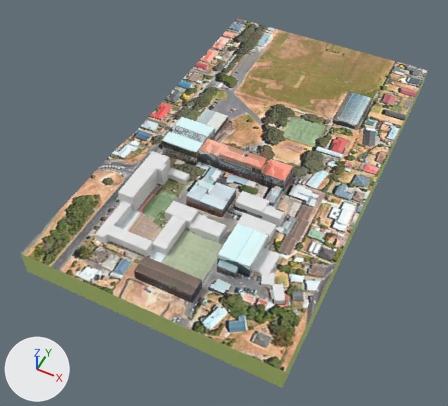
Renders of the glTF model public/maps/compressed/scots.gltf from each side of a commit.
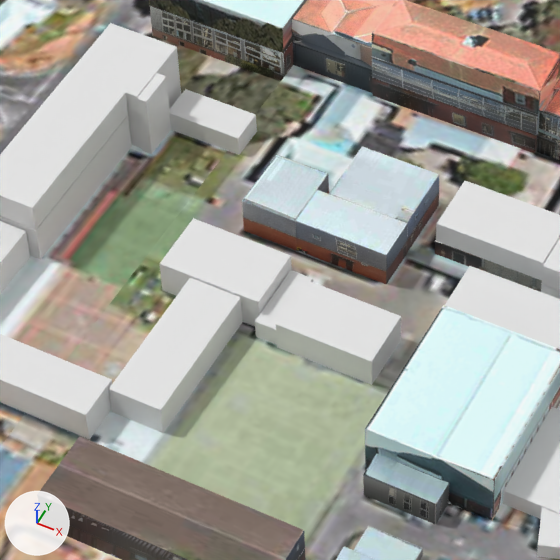
Each version appears first whole from a 50 mm camera at (122.7, -239.4, 306.5) aimed at (-15.1, 36.0, -37.8), and next in a close-up on the part from 28% to 60% of the width and 36% to 71% of the height. The lights are fixed; the arrows at lower left show +X, +Y and +Z. Where no turn or scale is listed for an object, it has been applied to the vertices. Vertices at the same position are counted once.

Names of what the first close-up shows: 'AitkenTop 20 21 22', 'GRooms 14 13 02 04 03', 'Gym GYM11 GYM03 GYM02', 'ICT G14 G16', 'Mckinnon MK11 mk12 mk13 mk14 mk15', 'NBlock12 N1 N2', 'NBlock45 SL4 SL3 N5', 'New Ground', 'Nurse', 'PrepBlock2 P5 P6 P7 P8', 'PrepBlock3 P4 P3 P2 P1', 'PrepUpstairs P14 P13 P12 P11', 'SBuilding S10', 'TuckShop'.
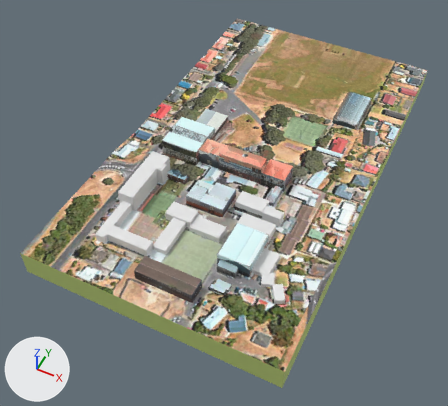
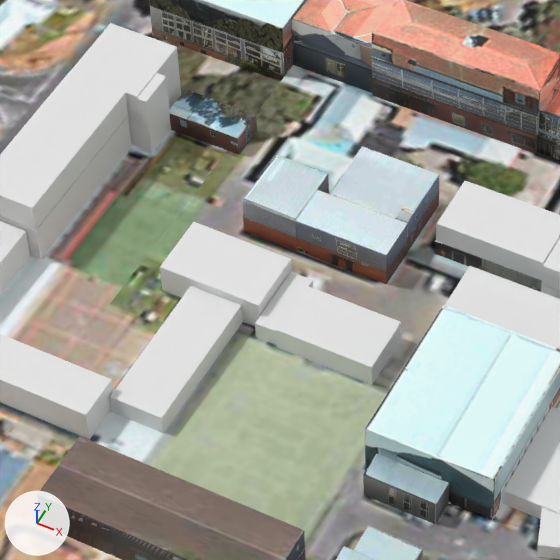
Pixel boxes [x1, y1, x2, y2] of what changed, in the close-ups (560 x 560 px):
```json
{"object": "PrepBlock3 P4 P3 P2 P1", "change": "moved, rescaled", "before": [109, 277, 243, 433], "after": [110, 286, 243, 433]}
{"object": "NBlock12 N1 N2", "change": "moved, rescaled", "before": [276, 280, 401, 385], "after": [276, 286, 401, 385]}
{"object": "NBlock45 SL4 SL3 N5", "change": "moved, rescaled", "before": [160, 218, 292, 326], "after": [160, 222, 292, 326]}
{"object": "Nurse", "change": "surface changed", "before": [170, 89, 257, 155], "after": [170, 89, 257, 155]}
{"object": "TuckShop", "change": "moved, rescaled", "before": [255, 270, 313, 345], "after": [255, 272, 313, 345]}
```

The change, as JSON lines over the scene's bpy script:
```json
{"op": "add", "block": "img_med", "code": ["img_med = load_image('med', '_unpacked/med', 500, 500, 'sRGB')"]}
{"op": "remove", "block": "mat_material_039", "code": "mat_material_039.base_color = (0.8, 0.8, 0.8)  # white #e7e7e7"}
{"op": "add", "block": "mat_material_039", "code": "mat_material_039.texture = img_med"}
{"block": "me_cube_026", "where": "me_cube_026.from_pydata(...)  # 8 vertices, 12 faces; spans x -7.18..7.18, y -3.27..3.27, z -2.2..2.2"}
{"block": "me_cube_026", "where": "# used by ob_nurse; location = (-42.7, 19.6, -6.8)"}
{"block": "me_cube_026", "change": "me_cube_026 part 1: texture (UV) coordinates of 10 of 12 faces, centred in x -7.18..7.18, y -3.27..3.27, z -0.73..2.2, changed; they spanned u 0.38..0.88, v 0.0..1.0 and now span u 0.01..0.99, v 0.01..0.98"}
{"op": "set", "path": "ob_prepblock3_p4_p3_p2_p1.location", "old": "(-20.9, -30.7, -5.0)", "new": "(-20.9, -30.7, -6.1)"}
{"op": "set", "path": "ob_prepblock3_p4_p3_p2_p1.scale", "old": "(4.79, 13.1, 3.29)", "new": "(4.79, 13.1, 2.37)"}
{"op": "set", "path": "ob_nblock45_sl4_sl3_n5.location", "old": "(-22.2, -11.8, -5.0)", "new": "(-22.2, -11.8, -5.4)"}
{"op": "set", "path": "ob_nblock45_sl4_sl3_n5.scale", "old": "(9.36, 5.68, 3.58)", "new": "(9.36, 5.68, 3.14)"}
{"op": "set", "path": "ob_nblock12_n1_n2.location", "old": "(0.4, -14.5, -5.3)", "new": "(0.4, -14.5, -6.0)"}
{"op": "set", "path": "ob_nblock12_n1_n2.scale", "old": "(8.77, 5.33, 3.11)", "new": "(8.77, 5.33, 2.34)"}
{"op": "set", "path": "ob_tuckshop.location", "old": "(-10.5, -13.1, -6.4)", "new": "(-10.5, -13.1, -6.6)"}
{"op": "set", "path": "ob_tuckshop.scale", "old": "(2.08, 6.26, 2.14)", "new": "(2.08, 6.26, 1.93)"}
```
